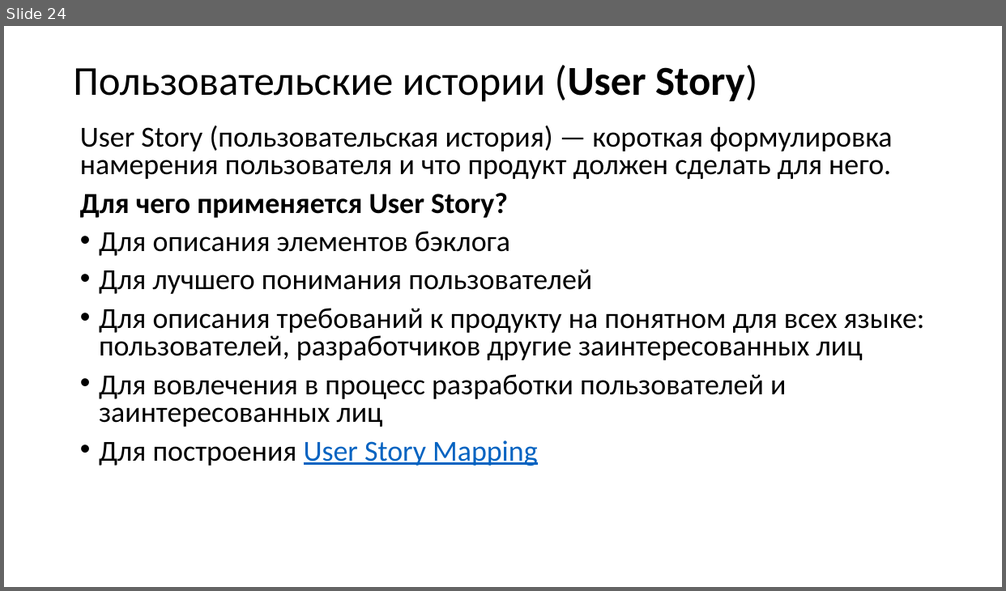
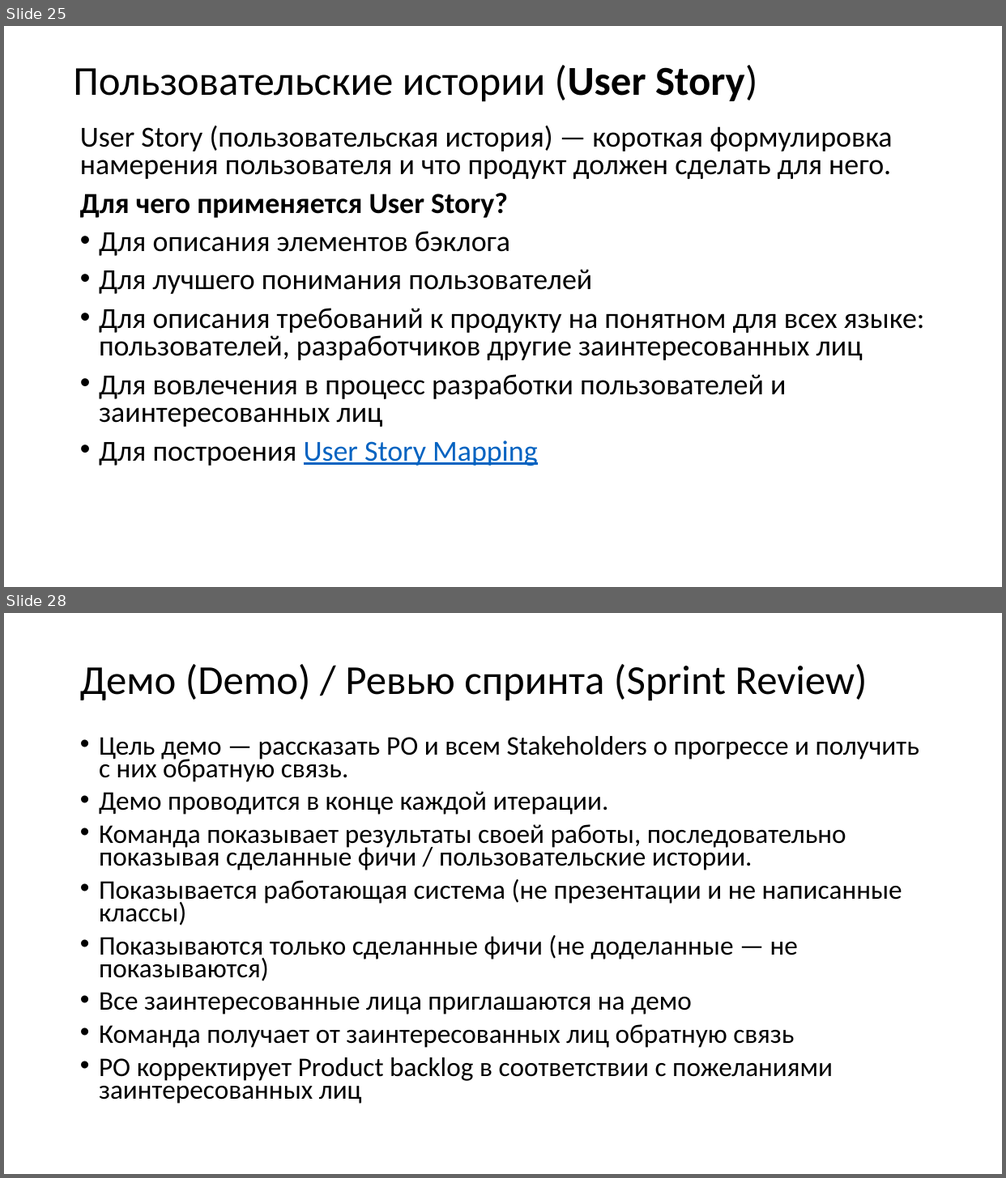
Before and after one commit to xtrueman/soft_dev_mgmt_course, a slide deck: slides/01-SCRUM.pptx. Shown one above the other, each under a label of ours: slide 24 before the commit, slides 25 and 28 after it; the slides between them are not shown. The pictures are 1006x591 and 1006x1178 pixels, drawn with LibreOffice and Linux fonts; fonts in the diff are those of the drawing. Boxes give left, top, right and bottom in pixels: in the first picture for what was removed or moved away, otherwise in the second. Text is boxed around its words. In the diff, an @@ line names an element or a change of style, - is before the commit and + after.

Commit message:
продолжение работы над курсов

```diff
--- a/slides/01-SCRUM.pptx
+++ b/slides/01-SCRUM.pptx
@@ slide 28 added at bbox=[4, 613, 1002, 1174], background #FFFFFF @@
@@ title added at bbox=[80, 664, 867, 701], 39.6 pt, text #000000 @@
+Демо (Demo) / Ревью спринта (Sprint Review)
@@ text added at bbox=[99, 736, 919, 1104], 25.9 pt, text #000000 @@
+• Цель демо — рассказать PO и всем Stakeholders о прогрессе и получить с них обратную связь.
+• Демо проводится в конце каждой итерации.
+• Команда показывает результаты своей работы, последовательно показывая сделанные фичи / пользовательские истории.
+• Показывается работающая система (не презентации и не написанные классы)
+• Показываются только сделанные фичи (не доделанные — не показываются)
+• Все заинтересованные лица приглашаются на демо
+• Команда получает от заинтересованных лиц обратную связь
+• PO корректирует Product backlog в соответствии с пожеланиями заинтересованных лиц
@@ what was slide 24 is now slide 25 @@
```
Also in this commit, not shown: 2 slides changed, 14 other slides added, 4 other files.
